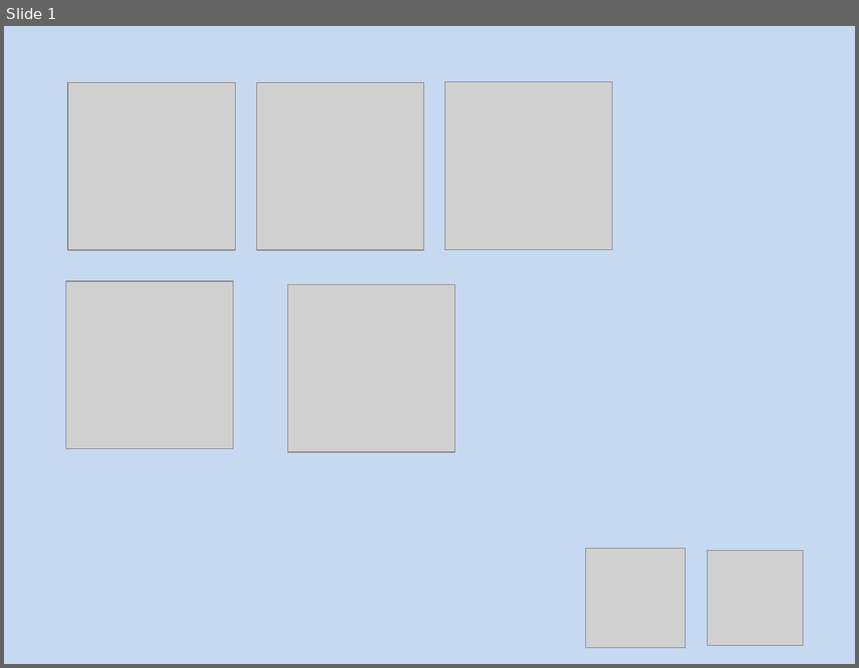
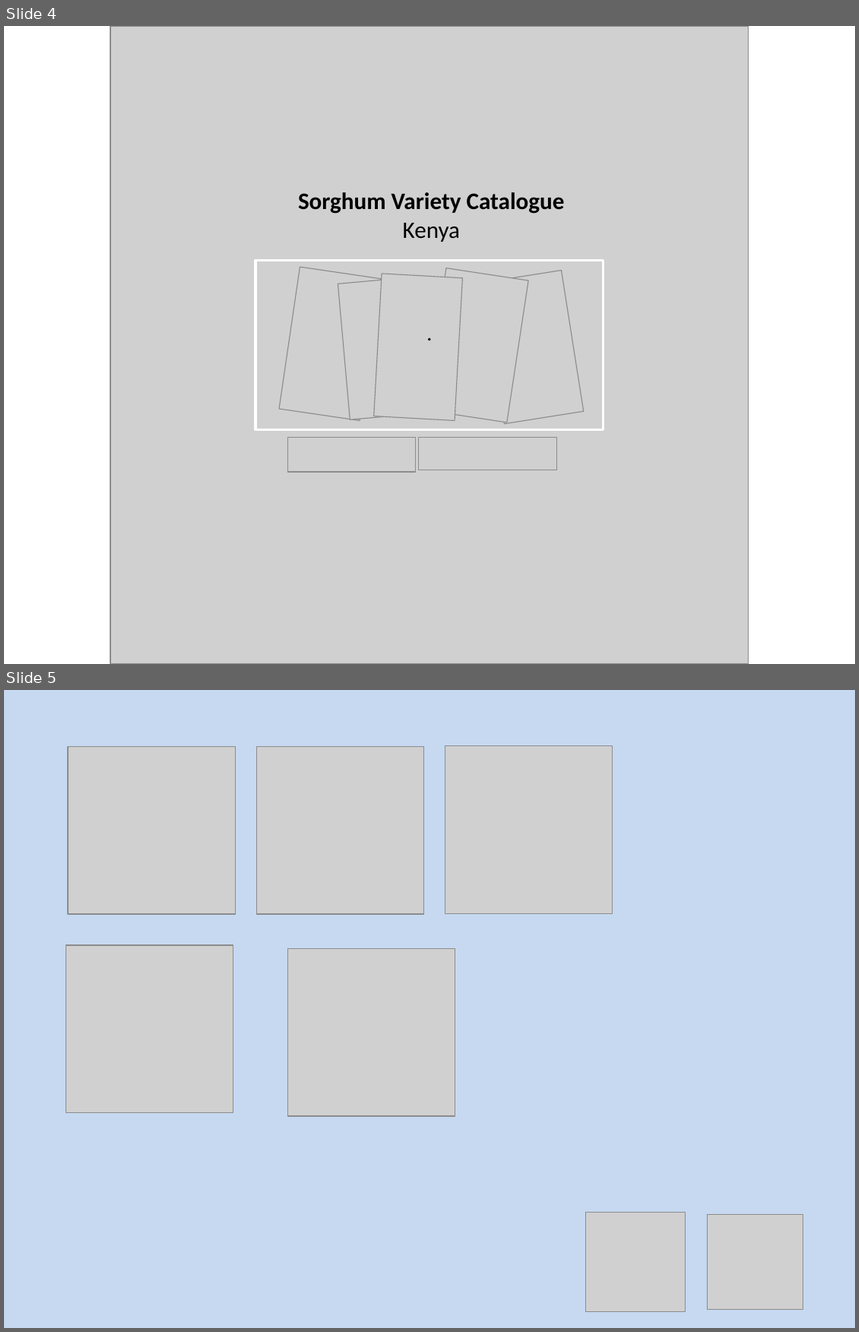
Before and after one commit to stats4sd/Sorghum-app-kenya, a slide deck: Artwork/artwork.pptx. Shown one above the other, each under a label of ours: slide 1 before the commit, slides 4 and 5 after it. The pictures are 859x668 and 859x1332 pixels, drawn with LibreOffice and Linux fonts; fonts in the diff are those of the drawing; grey boxes stand for pictures. Boxes give left, top, right and bottom in pixels: in the first picture for what was removed or moved away, otherwise in the second. Text is boxed around its words. In the diff, an @@ line names an element or a change of style, - is before the commit and + after.

```diff
--- a/Artwork/artwork.pptx
+++ b/Artwork/artwork.pptx
@@ slide 4 added at box(4, 26, 855, 664), background #FFFFFF @@
@@ group added at box(110, 26, 749, 664): 8 pictures, 1 rectangle, 1 text @@
+.
+Sorghum Variety Catalogue
+Kenya
@@ what was slide 1 is now slide 5 @@
```
Also in this commit, not shown: 1 slide changed, 2 other slides added, 55 other files.
